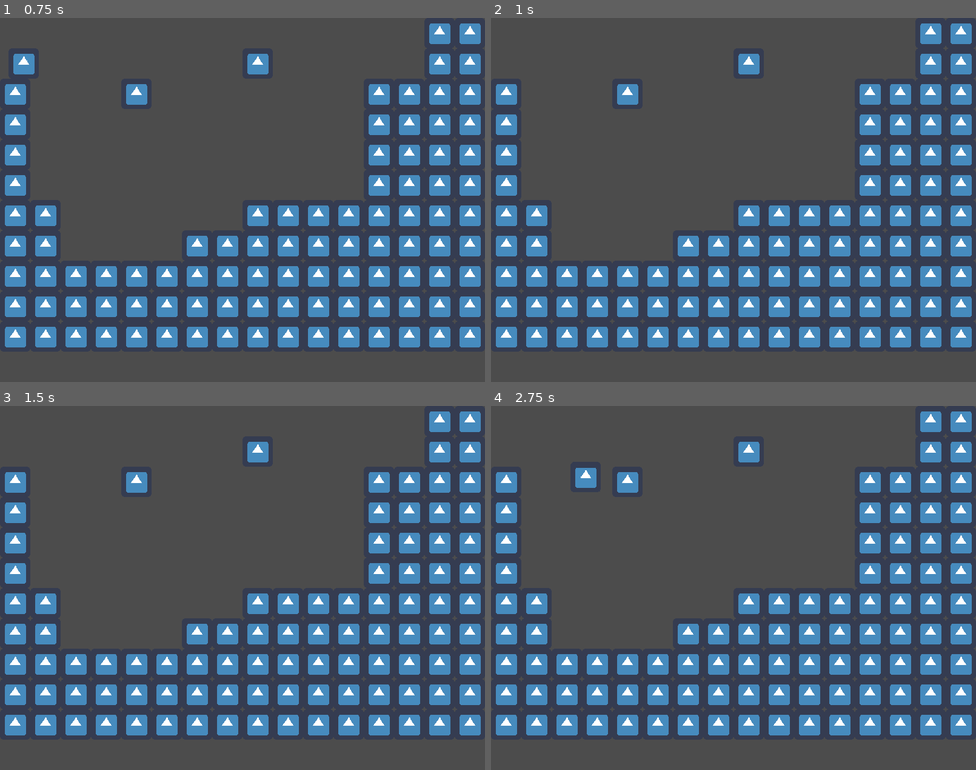
Above: before the commit, frames 1-4 (two rows, left to right).
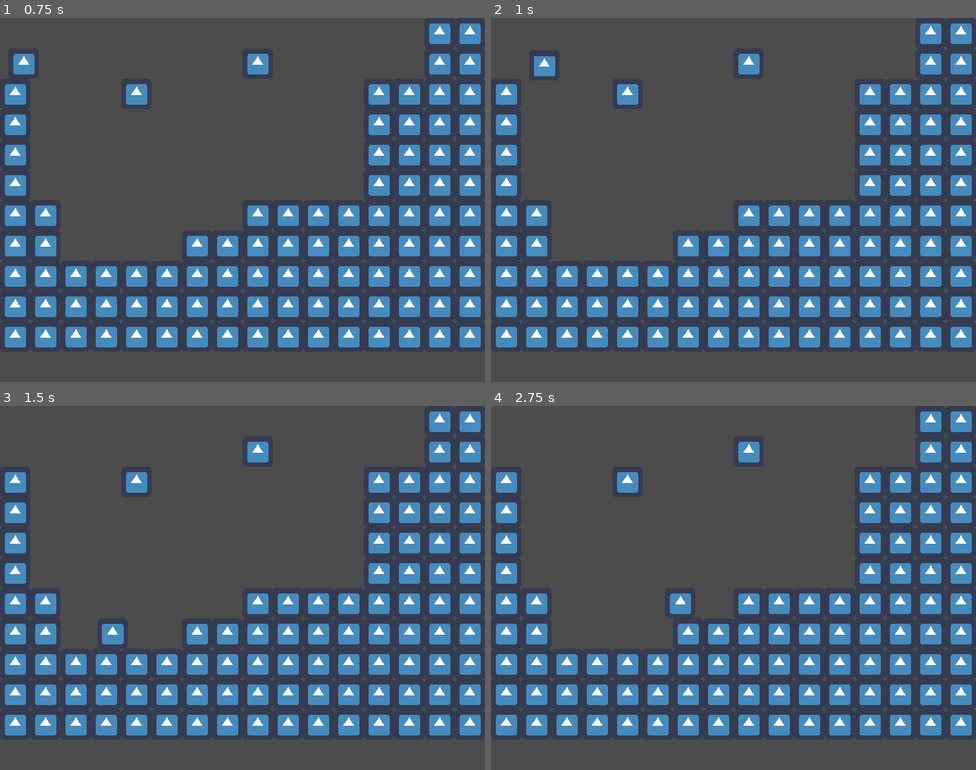
Above: after the commit, the same moments.

Repository: CRosenauer/Lost-Robot
Game: Godot game, scene res://Levels/Test/TestLevel.tscn
Two runs of this game, one before a commit and one after it. Both use one fixed random seed, a clock stepped at 60 frames per second and the inputs below. The engine's default icon, where the game draws it, is replaced by a stand-in: a white triangle on a blue panel in a dark square.
Inputs:
- Up to frame 1 (0.75 s): hold D (InputRight) from 0.53 s (still down); tap J (InputDash) at 0.6 s
- Up to frame 2 (1 s): keep holding D (InputRight); tap Space (InputJump) at 0.77 s
- Up to frame 3 (1.5 s): keep holding D (InputRight); tap K (InputGrapple) at 1.35 s
- Up to frame 4 (2.75 s): tap Space (InputJump) at 1.52 s; release D (InputRight) at 2.03 s; hold A (InputLeft) from 2.03 s (still down); tap J (InputDash) at 2.1 s

Frame 1 is identical in both runs. In frame 2, 0.2% of the frame differs, in the area x 8-14%, y 10-16%; in frame 3, 0.3%; in frame 4, 0.5%, in the area x 17-42%, y 17-58%.

Commit message:
More Locomotion

Diff:
--- a/src/Entity/Characters/Player/Player.gd
+++ b/src/Entity/Characters/Player/Player.gd
@@ -37,6 +37,8 @@
 		m_wasOnWall = !m_wasOnWall
 		$LocomotionStateMachine.OnIsOnWall(m_wasOnWall)
 
+
+
 	if(m_wasOnFloor):
 		m_velocity.y = 0.01
 	else:
--- a/src/Entity/StateMachine/LocomotionStateMachine.gd
+++ b/src/Entity/StateMachine/LocomotionStateMachine.gd
@@ -20,8 +20,8 @@
 
 	if(CanRun(inputArr, edgeArr)):
 		OnRun()
-	else:
-		OnRunEnd()
+	#else:
+		#OnRunEnd()
 
 	if(CanJump(inputArr, edgeArr)):
 		OnJump()
@@ -70,7 +70,8 @@
 	return GetState() == STATES.LocomotionStates.Grounded && (edgeArr[INPUTS.Input_Dash] == -1)
 
 func CanPreWallJump(inputArr, edgeArr):
-	return m_isOnWall && (STATES.LocomotionStates.Jump || STATES.LocomotionStates.AirDash)
+	return false
+	#return m_isOnWall && (STATES.LocomotionStates.Jump || STATES.LocomotionStates.AirDash)
 
 func CanWallJump(inputArr, edgeArr):
 	return GetState() == STATES.LocomotionStates.PreWallJump && IsPressingOppositeDirection(inputArr) && edgeArr[INPUTS.Input_Jump]
@@ -96,7 +97,7 @@
 	SetState(STATES.LocomotionStates.Jump)
 
 func OnPreWallJump():
-	SetState(STATES.LocomotionStates.AirDash)
+	pass#SetState(STATES.LocomotionStates.AirDash)
 
 func EndPreWallJump():
 	SetState(STATES.LocomotionStates.Jump)
--- a/src/Levels/Test/TestLevel.tscn
+++ b/src/Levels/Test/TestLevel.tscn
@@ -37,5 +37,3 @@
 tile_data = PoolIntArray( 14, 0, 0, 15, 0, 0, 16, 0, 0, 17, 0, 0, 65544, 0, 0, 65550, 0, 0, 65551, 0, 0, 65552, 0, 0, 6 …(1790 unchanged characters)…
 
 [node name="IEntity" parent="." instance=ExtResource( 2 )]
-MoveSpeed = 250
-MaxFallSpeed = 100
